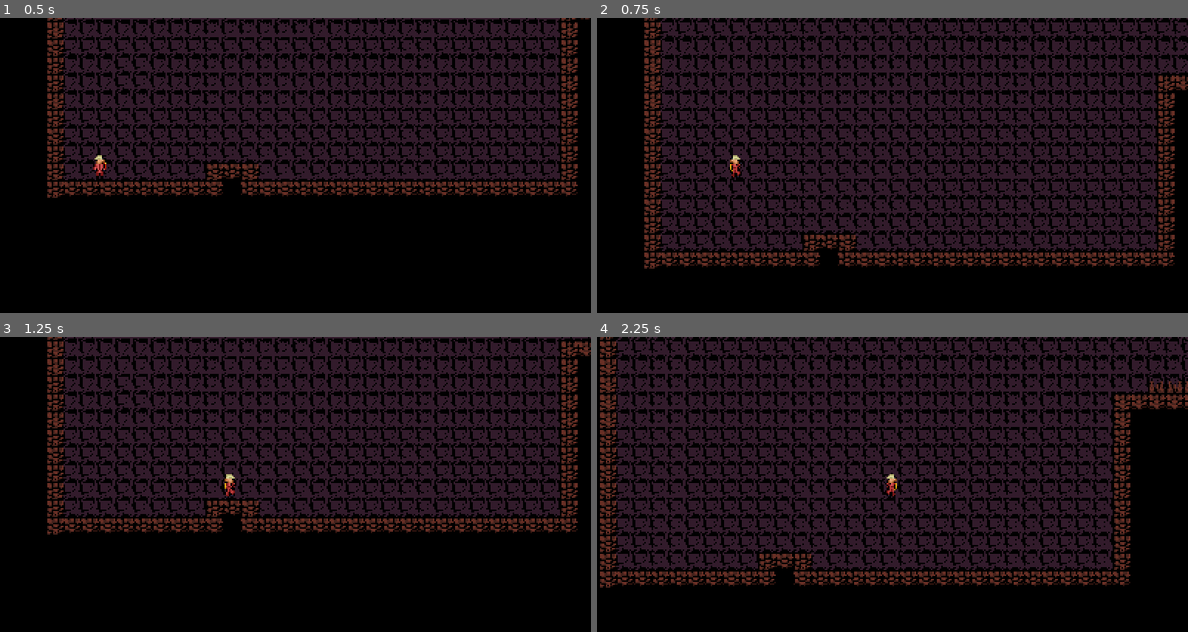
Above: before the commit, frames 1-4 (two rows, left to right).
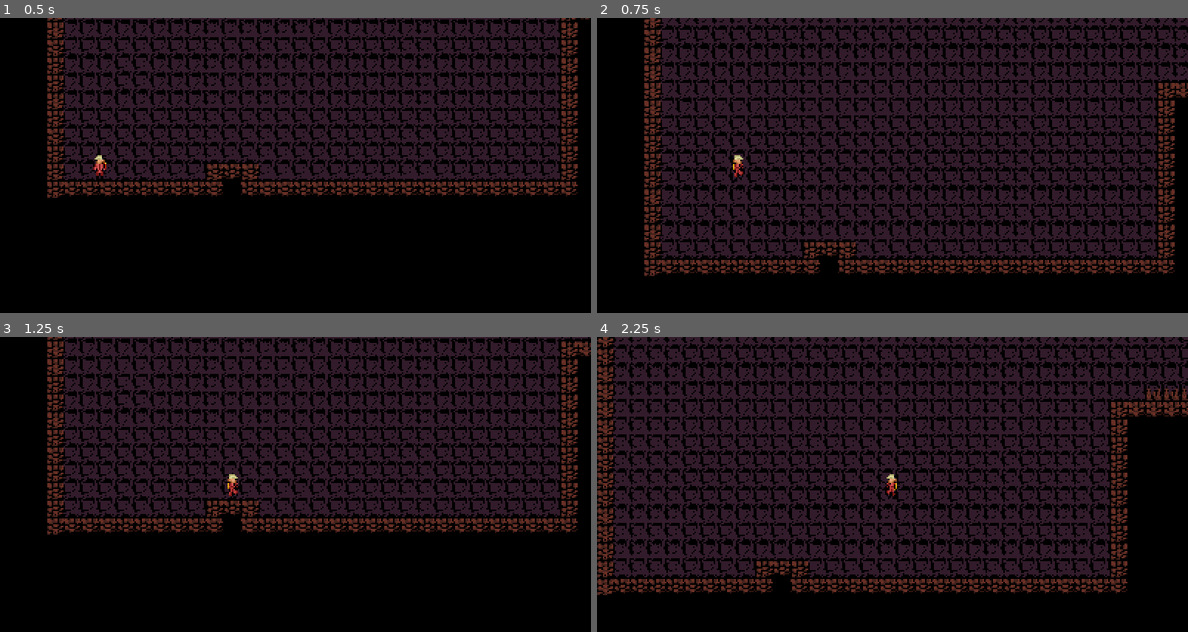
Above: after the commit, the same moments.

Repository: Mohamedyk10/inoxxtag-unclimb
Game: Godot game, scene res://main.tscn
Same seed, same stepped clock (60 frames per second), same inputs: the game is played once before the commit and once after it.
Inputs:
- Up to frame 1 (0.5 s): no input
- Up to frame 2 (0.75 s): hold Right (RIGHT) from 0.53 s (still down); hold Space (JUMP) from 0.53 s (still down)
- Up to frame 3 (1.25 s): keep holding Right (RIGHT); keep holding Space (JUMP)
- Up to frame 4 (2.25 s): release Space (JUMP) at 1.28 s; tap Shift (SHIFT) at 1.35 s; tap Space (JUMP) at 1.52, 1.55, 1.82 s; release Right (RIGHT) at 2.03 s; hold Left (LEFT) from 2.03 s (still down); hold Space (JUMP) from 2.03 s (still down)

Frame 1 is identical in both runs. In frame 2, 36% of the frame differs, in the area x 8-100%, y 0-88%; in frame 3, 0.1%; in frame 4, 43%, in the area x 0-100%, y 0-88%.

Commit message:
Attempt at fixing jumps

Diff:
--- a/inoxtag-unclimb/player.gd
+++ b/inoxtag-unclimb/player.gd
@@ -12,6 +12,7 @@
 var orientation = "droite"
 var animation = ""
 var vertical_speed = 0
+var uses_ice_axe
 
 var zip_line_coefs = null
 
@@ -49,8 +50,10 @@
 	if is_on_floor():
 		vertical_speed = 0
 
-	var uses_ice_axe = false
-	if Input.is_action_pressed("LEFT"):
+	if !Input.is_action_pressed("HOLD"):
+		uses_ice_axe = false
+
+	if Input.is_action_pressed("LEFT") and !uses_ice_axe:
 		velocity[0] += -HORIZONTAL_SPEED
 		if lantern_status:
 			animation = "run_right_lantern"
@@ -58,9 +61,7 @@
 		else:
 			animation = "run_right"
 			orientation = "left"
-		if is_on_wall():
-			uses_ice_axe = true
-	if Input.is_action_pressed("RIGHT"):
+	if Input.is_action_pressed("RIGHT") and !uses_ice_axe:
 		velocity[0] += HORIZONTAL_SPEED
 		if lantern_status:
 			animation = "run_right_lantern"
@@ -68,17 +69,25 @@
 		else :
 			animation = "run_right"
 			orientation = "right"
-		if is_on_wall():
-			uses_ice_axe = true
+
+	if is_on_wall() and Input.is_action_pressed("HOLD"):
+		uses_ice_axe = true
+
 	if uses_ice_axe:
 		vertical_speed = 0
+
 	if Input.is_action_pressed("JUMP"):
 		if is_jumping:
 			vertical_speed += 0.5 * GRAVITY_ACCELERATION * delta
 		else:
 			if is_on_floor() or is_on_wall() or zip_line_coefs != null:
 				is_jumping = true
+				uses_ice_axe = false
 				vertical_speed = JUMP_INITIAL_SPEED
+				velocity[1] = vertical_speed
+				$Animation.play("jump")
+				move_and_slide()
+				await(100)
 		animation = "jump"
 	else:
 		is_jumping = false
@@ -87,6 +96,12 @@
 		vertical_speed += GRAVITY_ACCELERATION * delta
 	if uses_ice_axe:
 		animation = "climb_no_move"
+		if orientation == "right":
+			velocity[0] += 1
+		else:
+			velocity[0] -= 1
+		if !move_and_slide():
+			uses_ice_axe = false
 		if Input.is_action_pressed("UP") and uses_ice_axe:
 			vertical_speed -= VERTICAL_SPEED
 			animation = "climb_up_or_down"
--- a/inoxtag-unclimb/project.godot
+++ b/inoxtag-unclimb/project.godot
@@ -75,6 +75,11 @@
 "events": [Object(InputEventKey,"resource_local_to_scene":false,"resource_name":"","device":-1,"window_id":0,"alt_press …(195 unchanged characters)…
 ]
 }
+HOLD={
+"deadzone": 0.2,
+"events": [Object(InputEventKey,"resource_local_to_scene":false,"resource_name":"","device":0,"window_id":0,"alt_pressed":false,"shift_pressed":false,"ctrl_pressed":false,"meta_pressed":false,"pressed":false,"keycode":0,"physical_keycode":4194325,"key_label":0,"unicode":0,"location":0,"echo":false,"script":null)
+]
+}
 
 [rendering]
 
